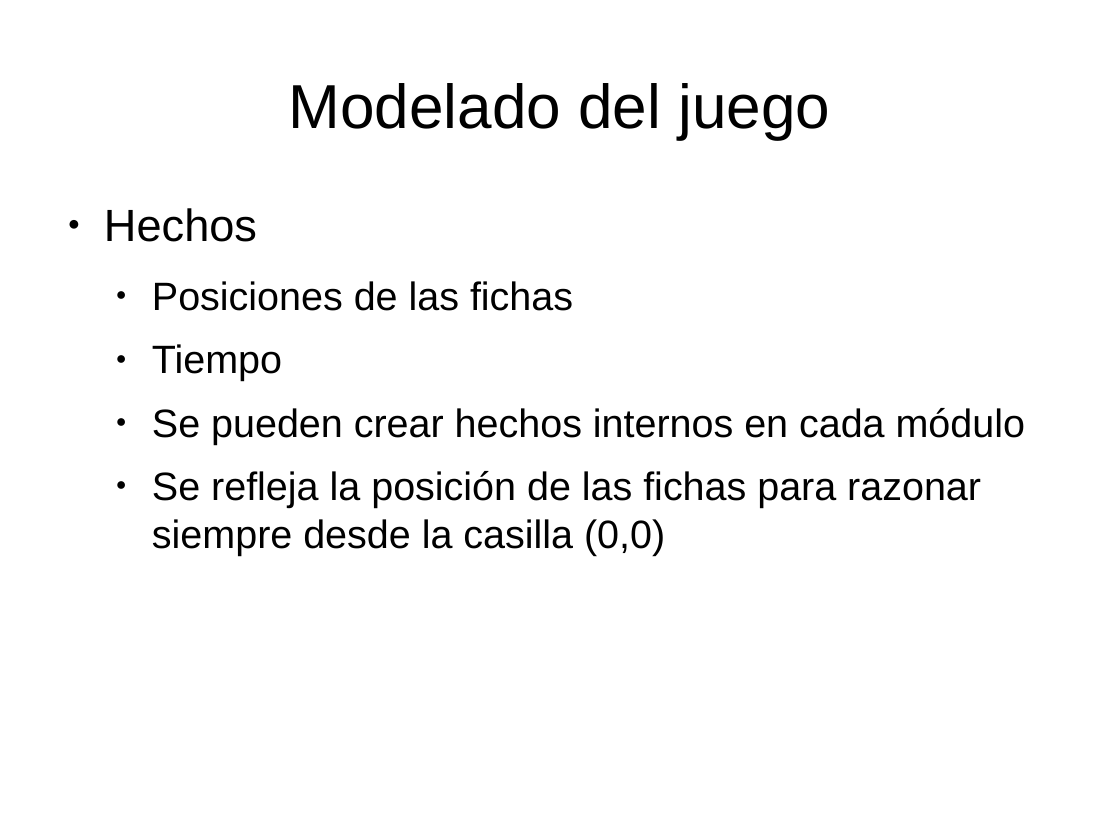
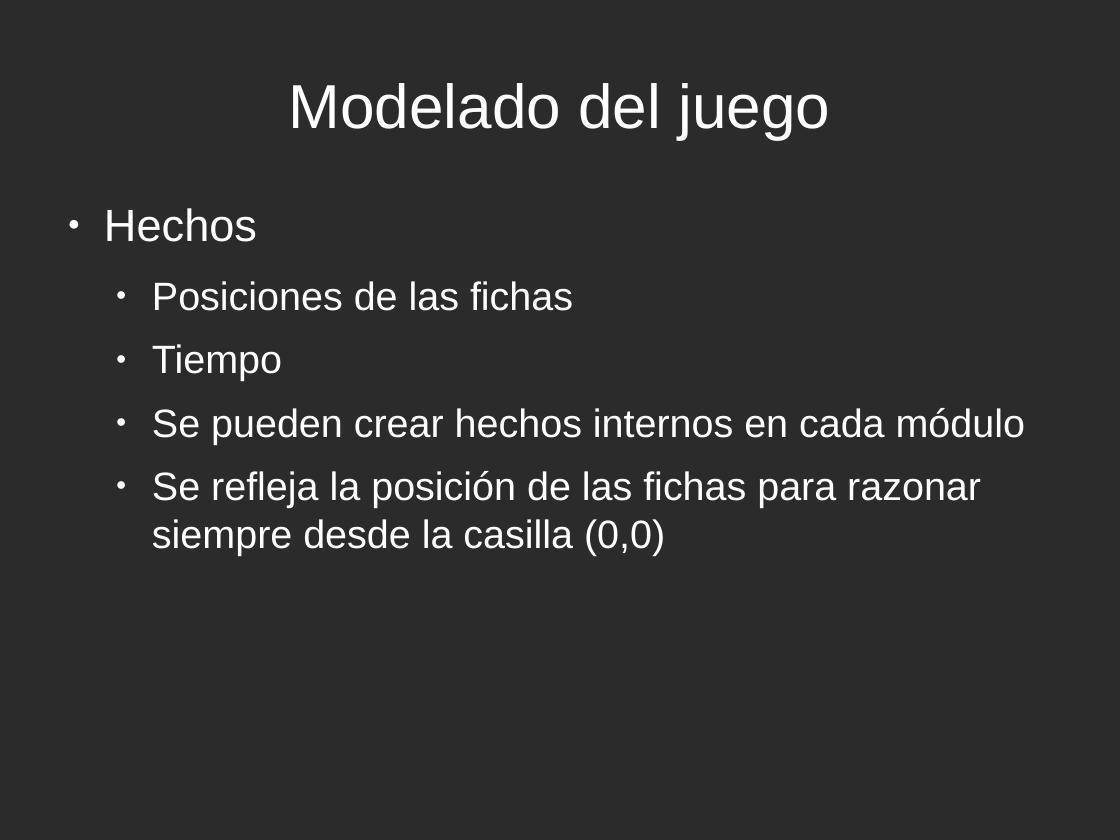
Before and after one commit to rompehielos013013013/gsiege, a slide deck: slide 17 of presentacion/expertoUCLM2014/SSEE-IA.odp. Drawn at 1120x840 pixels with LibreOffice and Linux fonts; fonts in the diff are those of the drawing; background and template pictures are left out; a plain dark background stands for a picture behind light text. Boxes give left, top, right and bottom in pixels: in the first picture for what was removed or moved away, otherwise in the second. Text is boxed around its words. In the diff, an @@ line names an element or a change of style, - is before the commit and + after.

```diff
--- a/presentacion/expertoUCLM2014/SSEE-IA.odp
+++ b/presentacion/expertoUCLM2014/SSEE-IA.odp
@@ background #FFFFFF to picture (left out) @@
@@ title "Modelado del juego" at box(289, 83, 830, 139): text colour #000000 to #FFFFFF @@
@@ text "Hechos" at box(104, 208, 1025, 555): text colour #000000 to #FFFFFF; bullet colour #000000 to #FFFFFF @@
```
Also in this commit, not shown: 22 other slides changed.
